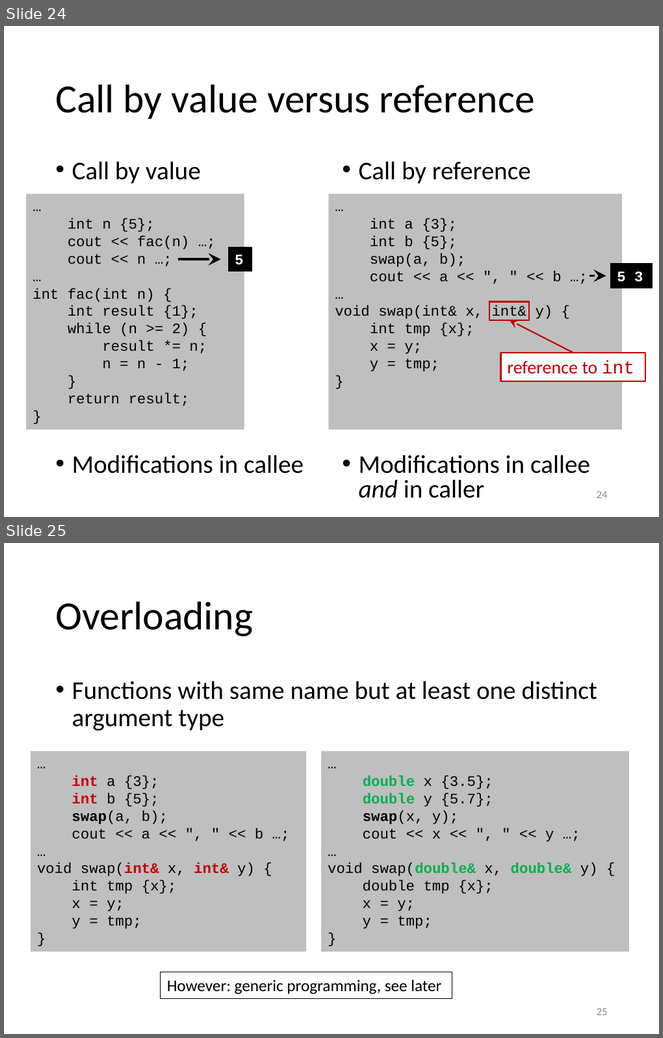
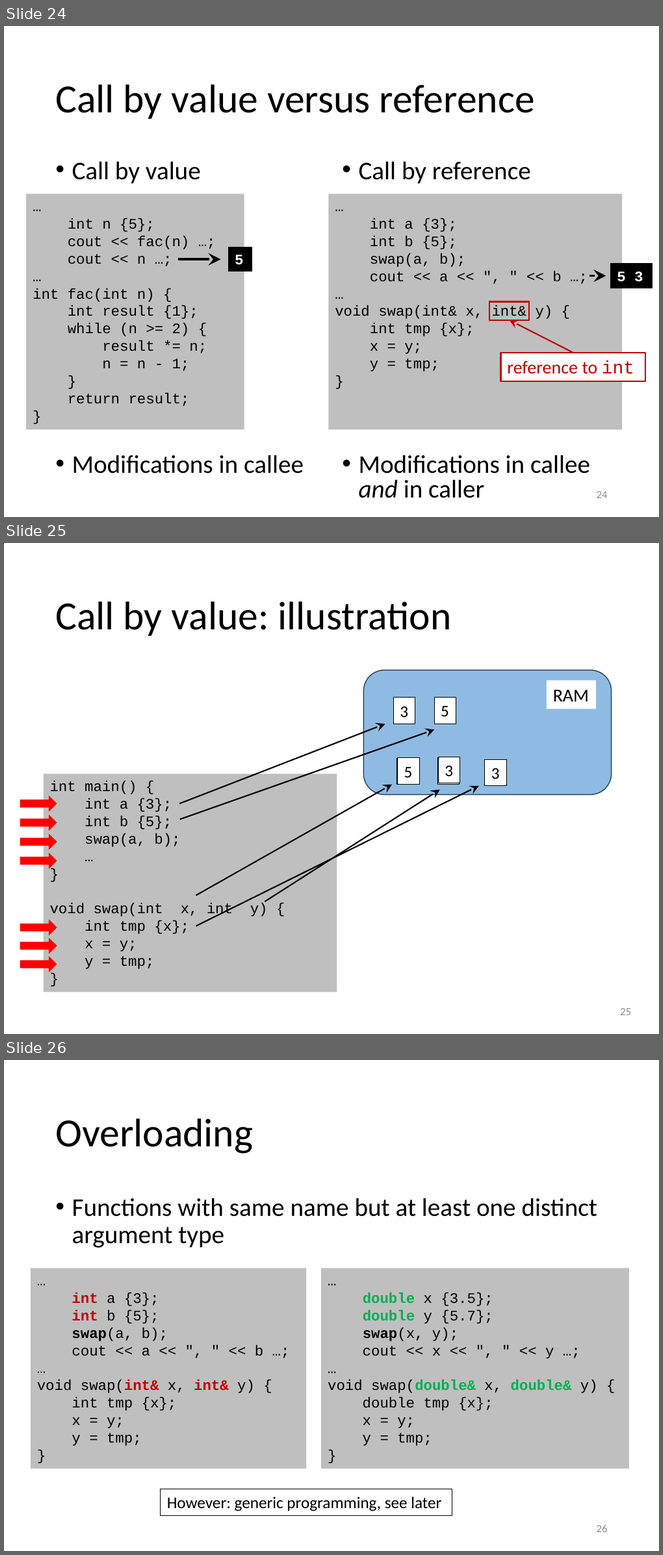
Before and after one commit to gjbex/Scientific-C-plus-plus, a slide deck: scientific_cpp.pptx. Shown one above the other, each under a label of ours: slides 24 and 25 before the commit, slides 24, 25 and 26 after it. The pictures are 663x1038 and 663x1555 pixels, drawn with LibreOffice and Linux fonts; fonts in the diff are those of the drawing. Boxes give left, top, right and bottom in pixels: in the first picture for what was removed or moved away, otherwise in the second. Text is boxed around its words. In the diff, an @@ line names an element or a change of style, - is before the commit and + after.

```diff
--- a/scientific_cpp.pptx
+++ b/scientific_cpp.pptx
@@ slide 25 added at <box>4,543,659,1034</box>, background #FFFFFF @@
@@ title added at <box>55,601,452,636</box>, 44 pt, text #000000 @@
+Call by value: illustration
@@ rounded rectangle added at <box>363,670,611,795</box>, fill #5B9BD5 at 68% opacity, outline #28445D 1 pt @@
@@ rectangle added at <box>394,698,415,724</box>, fill #FFFFFF, outline #000000 0.75 pt, 18 pt, text #000000 @@
+3
@@ rectangle added at <box>434,698,456,724</box>, fill #FFFFFF, outline #000000 0.75 pt, 18 pt, text #000000 @@
+5
@@ rectangle added at <box>547,681,596,709</box>, fill #FFFFFF, 20 pt, text #000000 @@
+RAM
@@ arrow added from (180, 804) to (386, 724), #000000 1.5 pt @@
@@ arrow added from (180, 819) to (434, 730), #000000 1.5 pt @@
@@ rectangle added at <box>43,774,337,992</box>, fill #BFBFBF, 16 pt, text #000000 @@
+int main() {
+int a {3};
+int b {5};
+swap(a, b);
+…
+}
+void swap(int x, int y) {
+int tmp {x};
+x = y;
+y = tmp;
+}
@@ rectangle added at <box>398,758,419,784</box>, fill #FFFFFF, outline #000000 0.75 pt, 18 pt, text #000000 @@
+5
@@ group added at <box>196,758,460,902</box>: 2 arrows, 2 rectangles @@
+3
+5
@@ rectangle added at <box>438,757,460,783</box>, fill #FFFFFF, outline #000000 0.75 pt, 18 pt, text #000000 @@
+3
@@ rectangle added at <box>485,760,506,786</box>, fill #FFFFFF, outline #000000 0.75 pt, 18 pt, text #000000 @@
+3
@@ arrow added from (196, 927) to (479, 786), #000000 1.5 pt @@
@@ right arrow added at <box>20,797,57,810</box>, fill #FF0000, outline #FF0000 1 pt @@
@@ right arrow added at <box>20,815,57,829</box>, fill #FF0000, outline #FF0000 1 pt @@
@@ right arrow added at <box>20,835,57,849</box>, fill #FF0000, outline #FF0000 1 pt @@
@@ right arrow added at <box>20,854,57,868</box>, fill #FF0000, outline #FF0000 1 pt @@
@@ right arrow added at <box>20,921,57,934</box>, fill #FF0000, outline #FF0000 1 pt @@
@@ right arrow added at <box>20,939,57,953</box>, fill #FF0000, outline #FF0000 1 pt @@
@@ right arrow added at <box>20,958,57,971</box>, fill #FF0000, outline #FF0000 1 pt @@
@@ page number added at <box>620,1008,631,1016</box>, 12 pt, text #8C8C8C @@
+25
@@ what was slide 25 is now slide 26 @@
@@ page number at <box>597,1525,608,1533</box>: text changed @@
-25
+26
```
